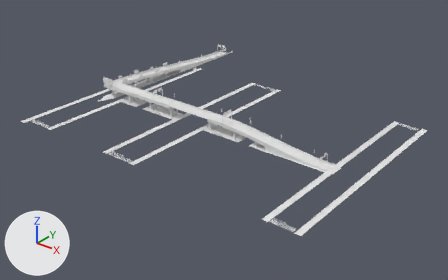
Before and after pictures for a commit that changed the glTF model public/scenes/world/world-phone-deck.glb.
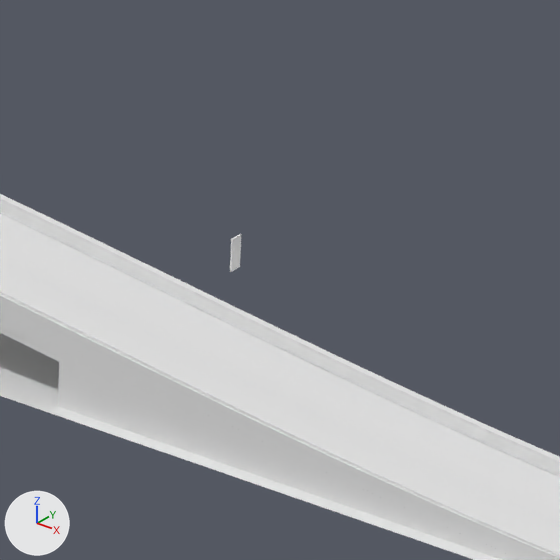
The first picture shows the older version from a camera (50 mm lens) standing at (262.0, -213.0, 176.0) and looking at (15.0, 96.0, -15.0). The close-ups show the older and then the newer version on the part from 58% to 70% of the width and 40% to 59% of the height of that picture. Only the edits that show in the close-ups are written down. Lighting does not change. The marker at lower left points along +X, +Y and +Z. Materials are left out; every surface is plain grey. Where no turn or scale is listed for an object, it has been applied to the vertices. Vertices at exactly the same position are counted once.

Names of what the first close-up shows: 'deck_asphalt', 'deck_board_frame', 'deck_concrete', 'deck_glow', 'deck_metal', 'deck_paint', 'deck_sidewalk', 'deck_trim' and 2 more.
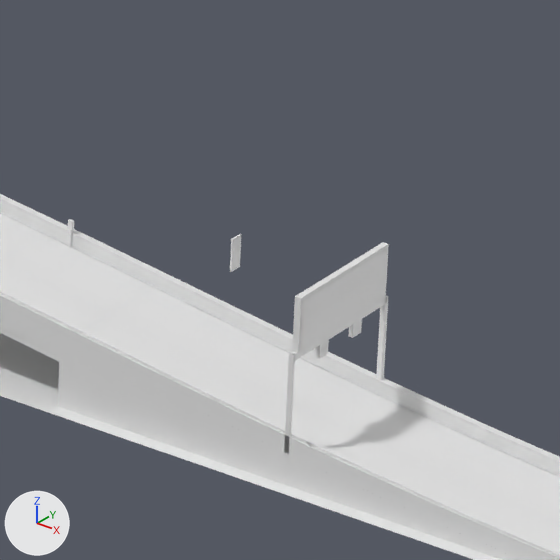
Where the newer file only moved an object's origin or applied its transform, the numbers keep the older frame.

Pixel boxes [x1, y1, x2, y2] of what changed, in the close-ups (560 x 560 px):
'deck_metal', reshaped
    before: [0, 295, 560, 560]
    after: [0, 230, 560, 560]
'deck_billboard', reshaped (not visible before)
    after: [301, 249, 387, 349]
'deck_dark', reshaped (not visible before)
    after: [9, 220, 437, 457]
'deck_board_frame', reshaped
    before: [230, 234, 241, 272]
    after: [230, 234, 389, 353]
part 2 of me_ncw_deck_board_frame_0, added
    after: [292, 242, 389, 353]
part 3 of me_ncw_deck_dark_0, added
    after: [351, 319, 362, 338]
part 4 of me_ncw_deck_dark_0, added
    after: [317, 340, 329, 359]
part 5 of me_ncw_deck_metal_0, added
    after: [69, 230, 72, 248]
part 6 of me_ncw_deck_metal_0, added
    after: [376, 296, 388, 380]
part 7 of me_ncw_deck_metal_0, added
    after: [284, 353, 295, 453]
part 8 of me_ncw_deck_metal_0, added
    after: [291, 299, 386, 361]

The edits, one by one:
me_ncw_deck_billboard_0 is used by ob_deck_billboard; location (-80.0, 109.34, 10.99).
Verts and faces of me_ncw_deck_billboard_0; kept vertices keep their numbers, new ones are numbered from 24.
me_ncw_deck_billboard_0 had 24 vertices, 12 faces and spanned x -5.1..5.1, y -34.8..34.8, z -4.3..4.3.
me_ncw_deck_billboard_0 now has 32 vertices, 16 faces and spans x -5.1..160.2, y -34.8..34.8, z -4.3..4.3.
Part 1, on me_ncw_deck_billboard_0:
New vertex 24 is at (159.8, -33.7, -2.3).
New vertex 25 is at (159.8, -33.7, 0.8).
New vertex 26 is at (160.2, -33.7, -2.3), pixel (300, 349).
New vertex 27 is at (160.2, -33.7, 0.8), pixel (303, 300).
New vertices 28 to 31 stand at vertices 24 to 27, in that order, plus (0.0, 8.8, 0.0).
New faces: (24, 25, 28), (25, 29, 28), (26, 30, 31), (26, 31, 27).
me_ncw_deck_board_frame_0 is used by ob_deck_board_frame; location (9.0, 142.85, 8.34).
me_ncw_deck_board_frame_0 had 296 vertices, 370 faces and spanned x -94.0..94.0, y -68.0..68.0, z -8.0..8.0.
me_ncw_deck_board_frame_0 now has 408 vertices, 512 faces and spans x -94.0..94.0, y -68.0..68.0, z -8.0..8.0.
me_ncw_deck_board_frame_0 part 2: the loose piece of 8 vertices spanning x 61.0, y -59.0..-58.0, z -1.0..1.0 is copied, and the copy is scaled about its middle by (-3.97, -10, 1.65), then moved by (10.0, -4.0, 2.0); it spans x 71.0, y -67.0..-58.0, z 0.0..4.0.
Other edits to the shape of me_ncw_deck_board_frame_0 do not show in these pictures.
me_ncw_deck_dark_0 is used by ob_deck_dark; location (10.48, 144.48, 8.13).
me_ncw_deck_dark_0 had 144 vertices, 152 faces and spanned x -93.0..93.0, y -67.0..67.0, z -6.0..6.0.
me_ncw_deck_dark_0 now has 352 vertices, 304 faces and spans x -93.0..93.0, y -67.0..67.0, z -8.0..6.0.
me_ncw_deck_dark_0 part 3: the loose piece of 8 vertices spanning x 93.0, y -63.0..-62.0, z -3.0..-2.0 is copied, and the copy is moved by (-23.0, 0.0, 2.0); it spans x 70.0, y -63.0..-62.0, z -1.0..0.0.
me_ncw_deck_dark_0 part 4: the loose piece of 8 vertices spanning x 93.0, y -67.0..-66.0, z -3.0..-2.0 is copied, and the copy is moved by (-23.0, 0.0, 2.0); it spans x 70.0, y -67.0..-66.0, z -1.0..0.0.
Other edits to the shape of me_ncw_deck_dark_0 do not show in these pictures.
me_ncw_deck_metal_0 is used by ob_deck_metal; location (11.5, 147.32, 7.47).
me_ncw_deck_metal_0 had 654 vertices, 910 faces and spanned x -96.0..96.0, y -73.0..73.0, z -7.0..7.0.
me_ncw_deck_metal_0 now has 786 vertices, 1040 faces and spans x -96.0..96.0, y -73.0..73.0, z -7.0..7.0.
me_ncw_deck_metal_0 part 5: the loose piece of 8 vertices spanning x 18.0..19.0, y -63.0..-62.0, z 1.0..7.0 is copied, and the copy is scaled about its middle by (0.358, 0.358, 0.194), then moved by (28.0, 0.0, -6.0); it spans x 46.0..47.0, y -63.0, z -2.0..-1.0.
me_ncw_deck_metal_0 part 6: the loose piece of 8 vertices spanning x 91.0..92.0, y -63.0..-62.0, z -7.0..-1.0 is copied, and the copy is moved by (-23.0, 0.0, 2.0); it spans x 68.0..69.0, y -63.0..-62.0, z -5.0..1.0.
me_ncw_deck_metal_0 part 7: the loose piece of 8 vertices spanning x 91.0..92.0, y -72.0, z -7.0..-1.0 is copied, and the copy is moved by (-23.0, 0.0, 2.0); it spans x 68.0..69.0, y -72.0, z -5.0..1.0.
me_ncw_deck_metal_0 part 8: a new loose piece, a box spanning x 68.34..68.66, y -72.24..-62.52, z 0.63..1.03.
Other edits to the shape of me_ncw_deck_metal_0 do not show in these pictures.
